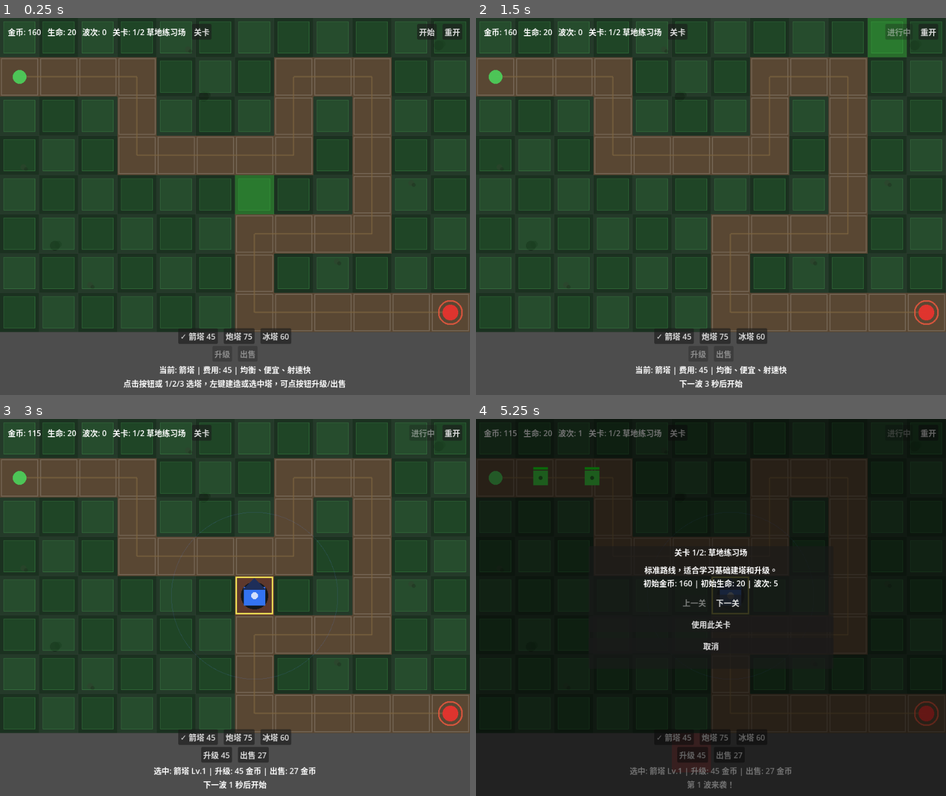
Above: before the commit, frames 1-4 (two rows, left to right).
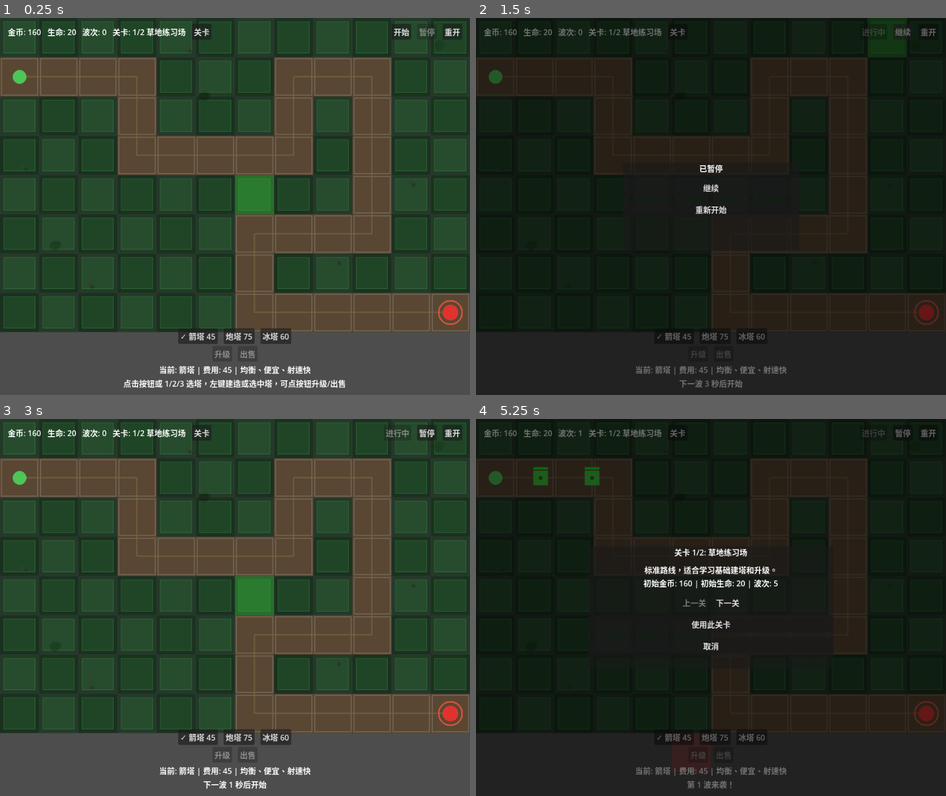
Above: after the commit, the same moments.

Repository: liang04/TowerDefense
Game: Godot game, scene res://scenes/main.tscn
The game is run twice, just before and just after one commit, with the same random seed, the same clock (stepped at 60 frames per second) and the same inputs.
Inputs (mouse positions are in pixels of both pictures, inside the frame that each line leads up to):
- Up to frame 1 (0.25 s): no input
- Up to frame 2 (1.5 s): click "开始" at 0.5 s; click (903, 33) at 1.25 s, where only the run after the commit has a clickable "暂停"
- Up to frame 3 (3 s): click (427, 434) at 2 s, where only the run after the commit has a clickable "继续"; click (235, 588) at 2.75 s, where only the run after the commit has a clickable "继续"
- Up to frame 4 (5.25 s): click "关卡" at 3.5 s; click "重开" at 4.25 s; click "✓ 箭塔 45" at 5 s

The runs differ from the first frame. In frame 1, 0.2% of the frame differs, in the area x 83-93%, y 1-6%; in frame 2, 99%, in the area x 0-100%, y 0-100%; in frame 3, 1.8%; in frame 4, 0.8%.

Commit message:
Add pause button

Diff:
--- a/scenes/main.tscn
+++ b/scenes/main.tscn
@@ -81,6 +81,11 @@
 [node name="StartWaveButton" type="Button" parent="HUD/MarginContainer/VBoxContainer/TopBar"]
 layout_mode = 2
 text = "开始"
+
+[node name="PauseButton" type="Button" parent="HUD/MarginContainer/VBoxContainer/TopBar"]
+layout_mode = 2
+disabled = true
+text = "暂停"
 
 [node name="RestartButton" type="Button" parent="HUD/MarginContainer/VBoxContainer/TopBar"]
 layout_mode = 2
--- a/scripts/hud.gd
+++ b/scripts/hud.gd
@@ -25,6 +25,7 @@
 @onready var start_button: Button = $Overlay/StartPanel/StartBox/StartButton
 @onready var level_select_button: Button = $MarginContainer/VBoxContainer/TopBar/LevelSelectButton
 @onready var start_wave_button: Button = $MarginContainer/VBoxContainer/TopBar/StartWaveButton
+@onready var pause_button: Button = $MarginContainer/VBoxContainer/TopBar/PauseButton
 @onready var restart_button: Button = $MarginContainer/VBoxContainer/TopBar/RestartButton
 @onready var resume_button: Button = $Overlay/PausePanel/PauseBox/ResumeButton
 @onready var restart_pause_button: Button = $Overlay/PausePanel/PauseBox/RestartPauseButton
@@ -65,6 +66,7 @@
 	start_button.pressed.connect(_on_start_pressed)
 	level_select_button.pressed.connect(_on_level_select_pressed)
 	start_wave_button.pressed.connect(_on_start_pressed)
+	pause_button.pressed.connect(_on_pause_pressed)
 	restart_button.pressed.connect(_on_restart_pressed)
 	resume_button.pressed.connect(_on_resume_pressed)
 	restart_pause_button.pressed.connect(_on_restart_pressed)
@@ -212,6 +214,10 @@
 func set_start_wave_available(available: bool) -> void:
 	start_wave_button.disabled = not available
 	start_wave_button.text = "开始" if available else "进行中"
+	pause_button.disabled = available
+
+func set_pause_button_paused(paused: bool) -> void:
+	pause_button.text = "继续" if paused else "暂停"
 
 func show_message(text: String, persistent: bool = false) -> void:
 	message_label.text = text
@@ -247,10 +253,12 @@
 	pause_panel.visible = true
 	level_select_panel.visible = false
 	result_panel.visible = false
+	set_pause_button_paused(true)
 
 func hide_pause_screen() -> void:
 	if pause_panel.visible:
 		hide_overlay()
+	set_pause_button_paused(false)
 
 func show_result_screen(won: bool) -> void:
 	overlay.visible = true
@@ -258,6 +266,8 @@
 	pause_panel.visible = false
 	level_select_panel.visible = false
 	result_panel.visible = true
+	pause_button.disabled = true
+	set_pause_button_paused(false)
 	result_title.text = "胜利" if won else "失败"
 	next_level_button.visible = won and GameManager.has_next_level()
 	result_stats.text = "关卡: %s\n到达波次: %d\n击杀敌人: %d\n漏掉敌人: %d\n剩余生命: %d\n剩余金币: %d" % [
@@ -282,6 +292,9 @@
 func _on_sell_pressed() -> void:
 	get_parent().call("_sell_selected_tower")
 
+func _on_pause_pressed() -> void:
+	get_parent().call("_toggle_pause")
+
 func _on_level_select_pressed() -> void:
 	_pending_level_index = GameManager.current_level_index
 	_update_level_select_text()
@@ -294,6 +307,7 @@
 func _on_resume_pressed() -> void:
 	get_tree().paused = false
 	hide_overlay()
+	set_pause_button_paused(false)
 
 func _on_restart_pressed() -> void:
 	get_tree().paused = false
--- a/scripts/main.gd
+++ b/scripts/main.gd
@@ -157,6 +157,7 @@
 	hud.call("hide_overlay")
 	_game_started = true
 	hud.call("set_start_wave_available", false)
+	hud.call("set_pause_button_paused", false)
 	wave_spawner.call("start_next_wave")
 
 func _restart_game() -> void:
@@ -175,6 +176,8 @@
 	_selected_tower = null
 	_selected_cell = Vector2i(-1, -1)
 	hud.call("hide_overlay")
+	hud.call("set_start_wave_available", true)
+	hud.call("set_pause_button_paused", false)
 	queue_redraw()
 
 func _toggle_pause() -> void:
Not shown, changed: docs/game_design.md
